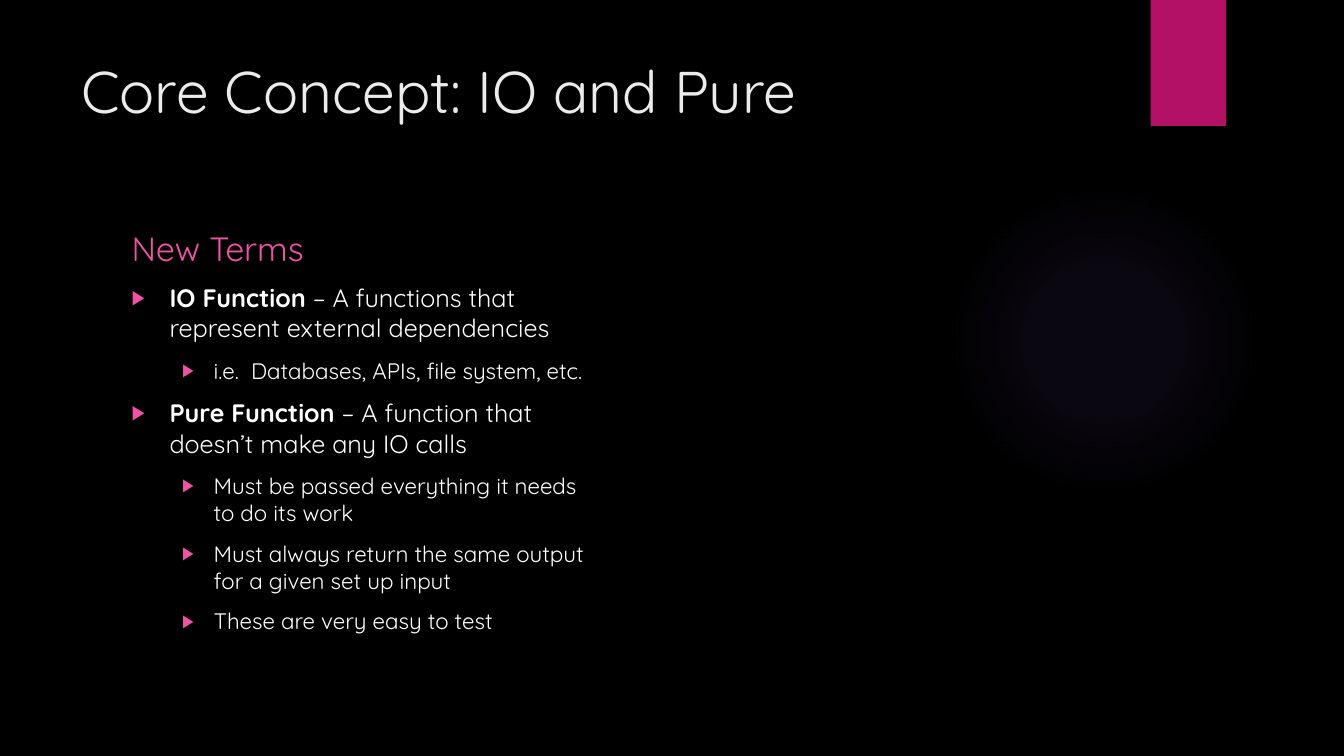
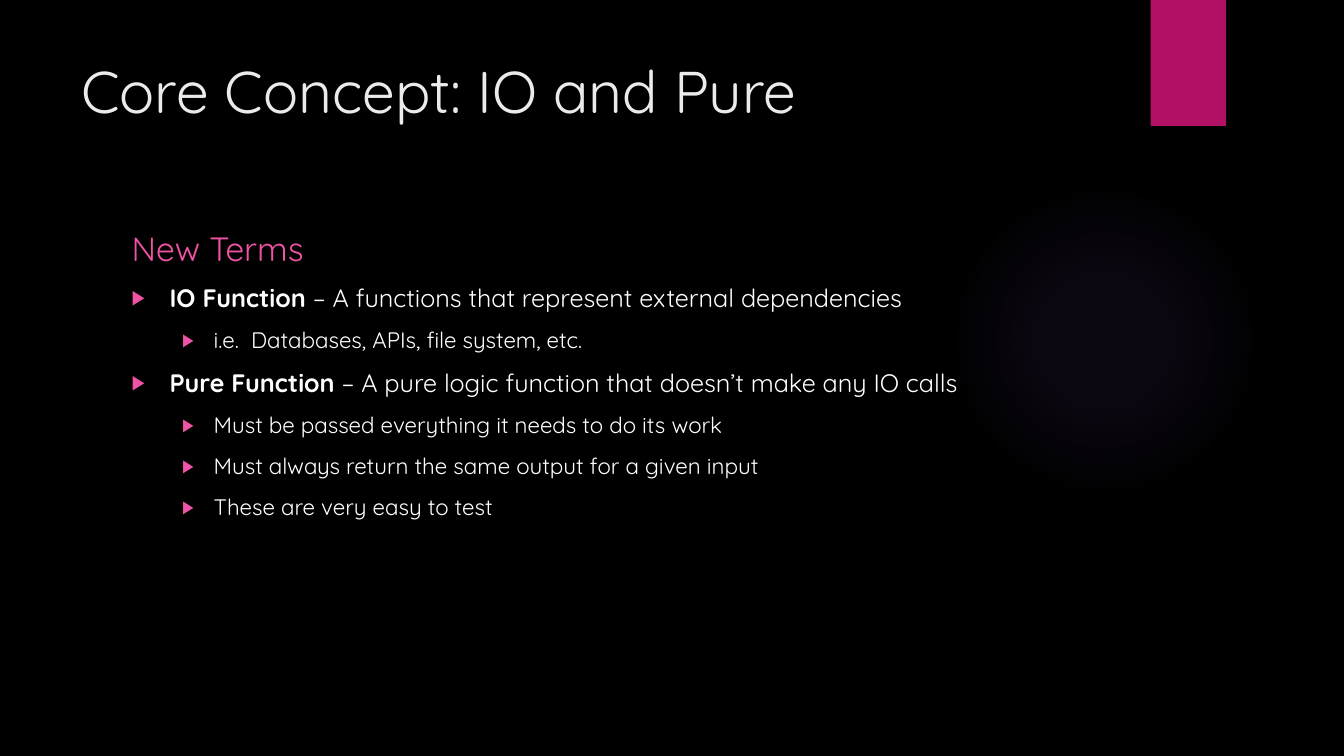
Before and after one commit to JordanMarr/TradeMinderFSharp, a slide deck: slide 13 of TradeMinder F# - C#.pptx. Drawn at 1344x756 pixels with LibreOffice and Linux fonts; fonts in the diff are those of the drawing; background and template pictures are left out. Boxes give left, top, right and bottom in pixels: in the first picture for what was removed or moved away, otherwise in the second. Text is boxed around its words. In the diff, an @@ line names an element or a change of style, - is before the commit and + after.

```diff
--- a/TradeMinder F# - C#.pptx
+++ b/TradeMinder F# - C#.pptx
@@ text at (170, 373, 958, 397): text changed @@
-▶ Pure Function – A function that doesn’t make any IO calls
+▶ Pure Function – A pure logic function that doesn’t make any IO calls
@@ text at (214, 457, 758, 479): text changed @@
-  ▶ Must always return the same output for a given set up input
+  ▶ Must always return the same output for a given input
```
Also in this commit, not shown: 15 other slides changed, 1 slide added, 1 slide removed.
